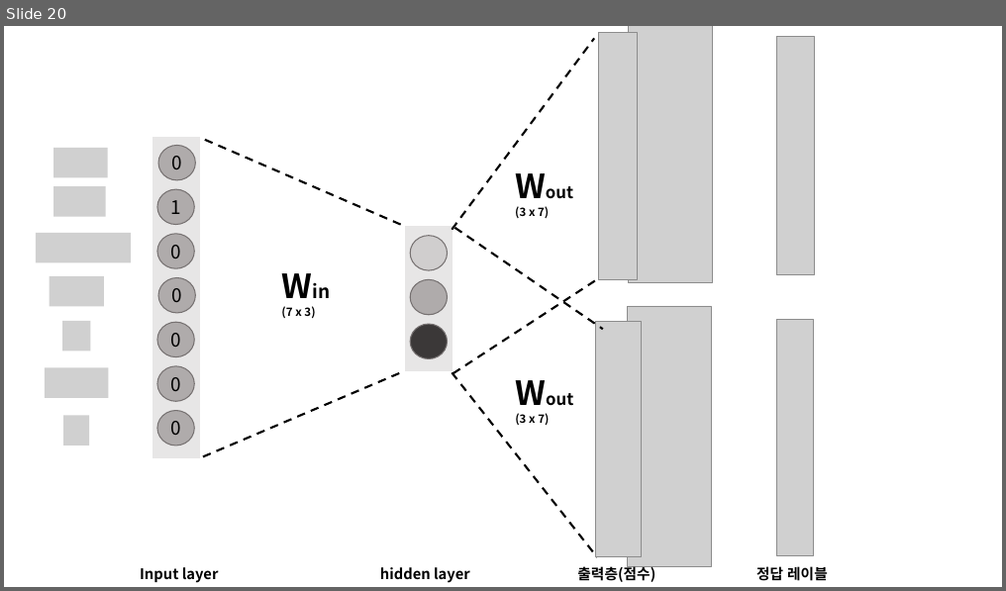
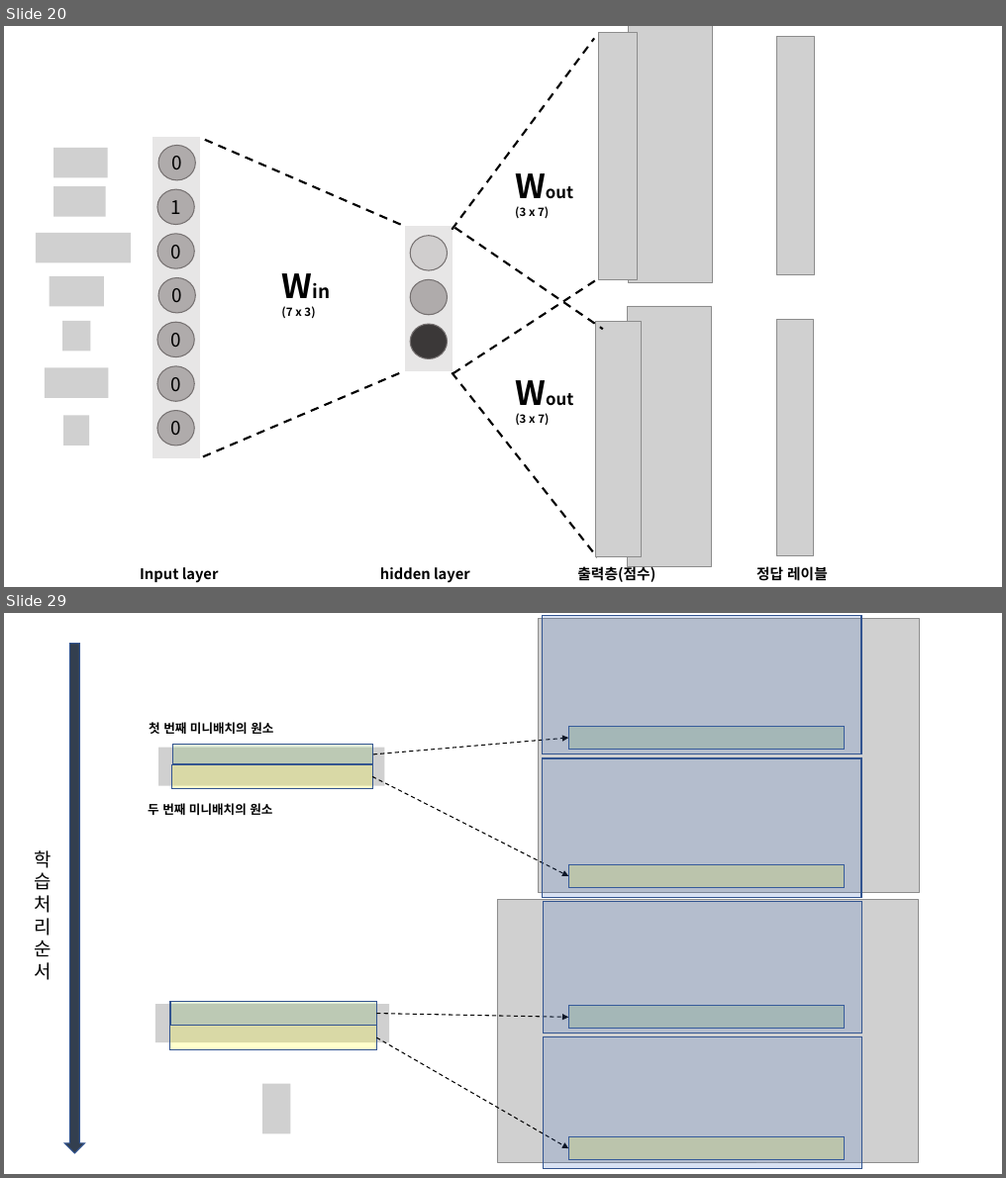
Before and after one commit to DeepHaeJoong/DeepLearningFromScratch_II, a slide deck: 연습용 II.pptm. Shown one above the other, each under a label of ours: slide 20 before the commit, slides 20 and 29 after it; the slides between them are not shown. The pictures are 1006x591 and 1006x1178 pixels, drawn with LibreOffice and Linux fonts; fonts in the diff are those of the drawing; grey boxes stand for pictures. Boxes give left, top, right and bottom in pixels: in the first picture for what was removed or moved away, otherwise in the second. Text is boxed around its words. In the diff, an @@ line names an element or a change of style, - is before the commit and + after.

```diff
--- a/연습용 II.pptm
+++ b/연습용 II.pptm
@@ slide 29 added at (x1=4, y1=613, x2=1002, y2=1174), background #FFFFFF @@
@@ picture added at (x1=538, y1=619, x2=919, y2=893) @@
@@ rectangle added at (x1=543, y1=615, x2=862, y2=755), fill #4472C4 at 20% opacity, outline #325491 1 pt @@
@@ right arrow added at (x1=65, y1=644, x2=85, y2=1154), fill #333F50, outline #325491 1 pt @@
@@ text added at (x1=149, y1=722, x2=273, y2=734), 12 pt, text #000000, bold @@
+첫 번째 미니배치의 원소
@@ rectangle added at (x1=568, y1=726, x2=844, y2=750), fill #70AD47 at 20% opacity, outline #325491 1 pt @@
@@ picture added at (x1=744, y1=723, x2=772, y2=753) @@
@@ picture added at (x1=159, y1=747, x2=385, y2=786) @@
@@ rectangle added at (x1=173, y1=745, x2=374, y2=764), fill #70AD47 at 20% opacity, outline #325491 1 pt @@
@@ arrow added from (373, 755) to (568, 738), #000000 1 pt dashed @@
@@ rectangle added at (x1=543, y1=759, x2=862, y2=897), fill #4472C4 at 20% opacity, outline #325491 1 pt @@
@@ rectangle added at (x1=171, y1=765, x2=372, y2=788), fill #FFFF00 at 20% opacity, outline #325491 1 pt @@
@@ arrow added from (372, 777) to (568, 876), #000000 1 pt dashed @@
@@ text added at (x1=148, y1=803, x2=272, y2=815), 12 pt, text #000000, bold @@
+두 번째 미니배치의 원소
@@ text added at (x1=34, y1=851, x2=51, y2=980), 18 pt, text #000000 @@
+학
+습
+처
+리
+순
+서
@@ rectangle added at (x1=568, y1=864, x2=844, y2=888), fill #FFFF00 at 20% opacity, outline #325491 1 pt @@
@@ picture added at (x1=751, y1=861, x2=773, y2=891) @@
@@ picture added at (x1=497, y1=900, x2=918, y2=1163) @@
@@ rectangle added at (x1=543, y1=902, x2=862, y2=1034), fill #4472C4 at 20% opacity, outline #325491 1 pt @@
@@ picture added at (x1=155, y1=1004, x2=389, y2=1044) @@
@@ rectangle added at (x1=169, y1=1026, x2=377, y2=1051), fill #FFFF00 at 20% opacity, outline #325491 1 pt @@
@@ rectangle added at (x1=170, y1=1001, x2=377, y2=1026), fill #70AD47 at 20% opacity, outline #325491 1 pt @@
@@ arrow added from (377, 1014) to (568, 1017), #000000 1 pt dashed @@
@@ rectangle added at (x1=568, y1=1006, x2=844, y2=1029), fill #70AD47 at 20% opacity, outline #325491 1 pt @@
@@ picture added at (x1=751, y1=1001, x2=773, y2=1031) @@
@@ arrow added from (377, 1039) to (568, 1149), #000000 1 pt dashed @@
@@ rectangle added at (x1=543, y1=1038, x2=862, y2=1169), fill #4472C4 at 20% opacity, outline #325491 1 pt @@
@@ picture added at (x1=263, y1=1084, x2=291, y2=1134) @@
@@ rectangle added at (x1=568, y1=1137, x2=844, y2=1160), fill #FFFF00 at 20% opacity, outline #325491 1 pt @@
@@ picture added at (x1=757, y1=1133, x2=779, y2=1162) @@
```
Also in this commit, not shown: 1 slide changed, 28 other slides added, 47 other files.
